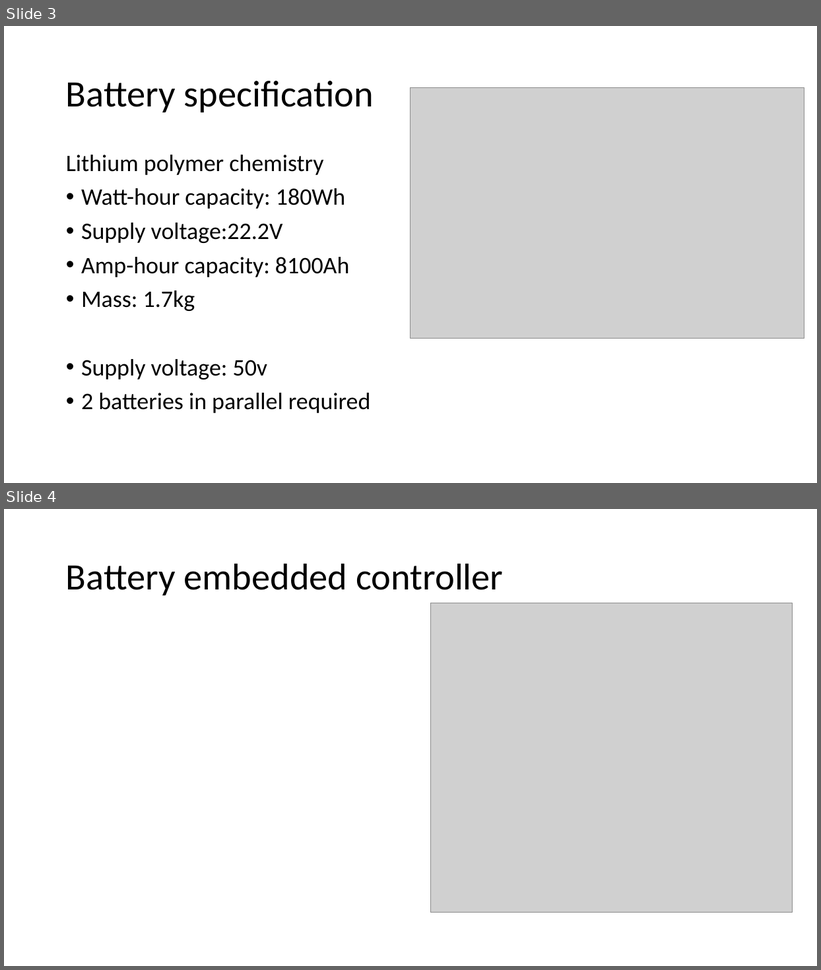
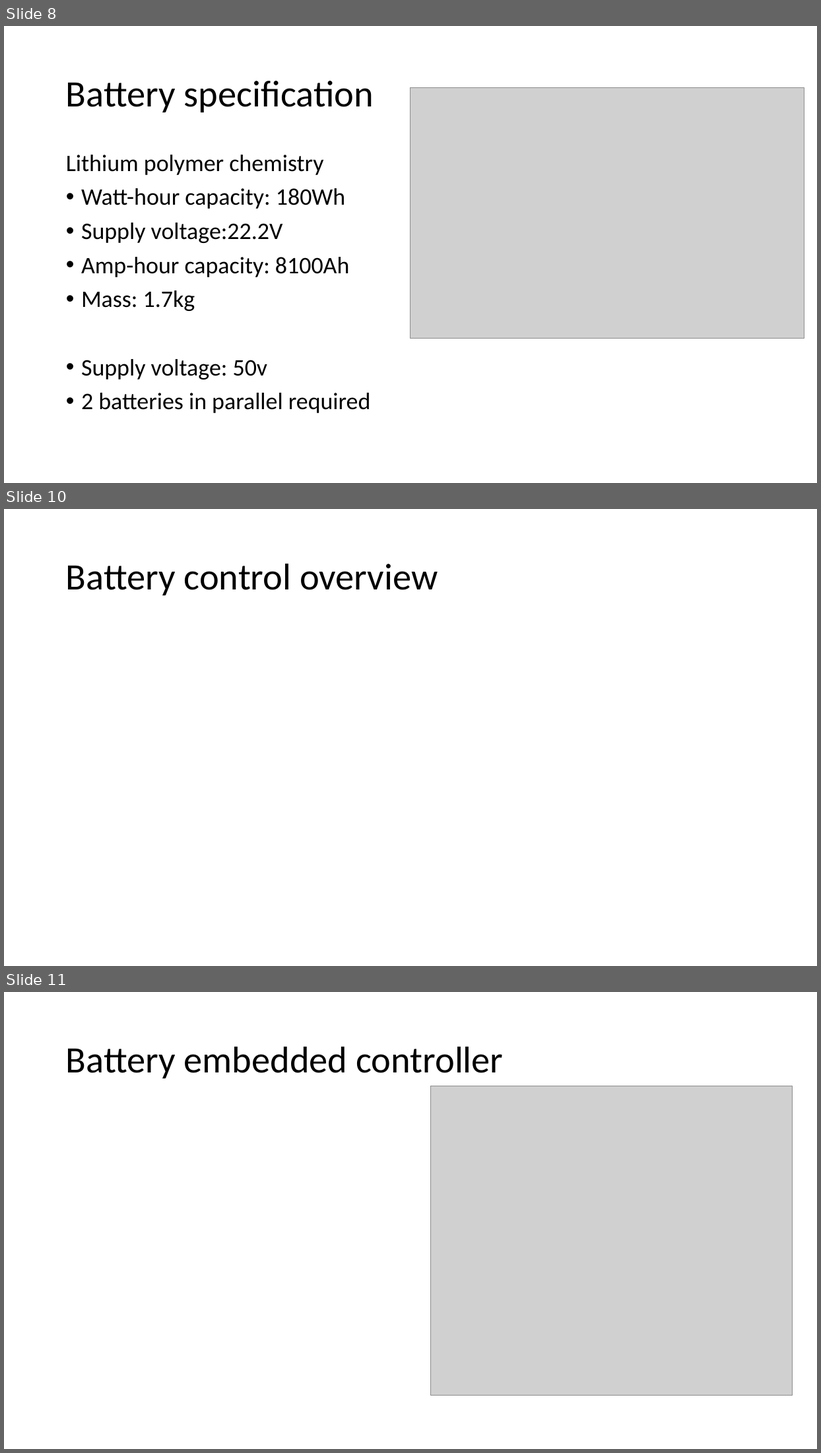
Before and after one commit to Ionsto/L2-DESIGN, a slide deck: PRESENTATION/Battery.pptx. Shown one above the other, each under a label of ours: slides 3 and 4 before the commit, slides 8, 10 and 11 after it; the slides between them are not shown. The pictures are 821x970 and 821x1453 pixels, drawn with LibreOffice and Linux fonts; fonts in the diff are those of the drawing; grey boxes stand for pictures. Boxes give left, top, right and bottom in pixels: in the first picture for what was removed or moved away, otherwise in the second. Text is boxed around its words. In the diff, an @@ line names an element or a change of style, - is before the commit and + after.

Commit message:
Added battery overview and schamtics

```diff
--- a/PRESENTATION/Battery.pptx
+++ b/PRESENTATION/Battery.pptx
@@ slide 10 added at box(4, 509, 817, 966), background #FFFFFF @@
@@ title added at box(66, 563, 438, 595), 44 pt, text #000000 @@
+Battery control overview
@@ what was slide 3 is now slide 8 @@
@@ what was slide 4 is now slide 11 @@
```
Also in this commit, not shown: 1 slide changed, 7 other slides added, 1 slide removed, 2 other files.
